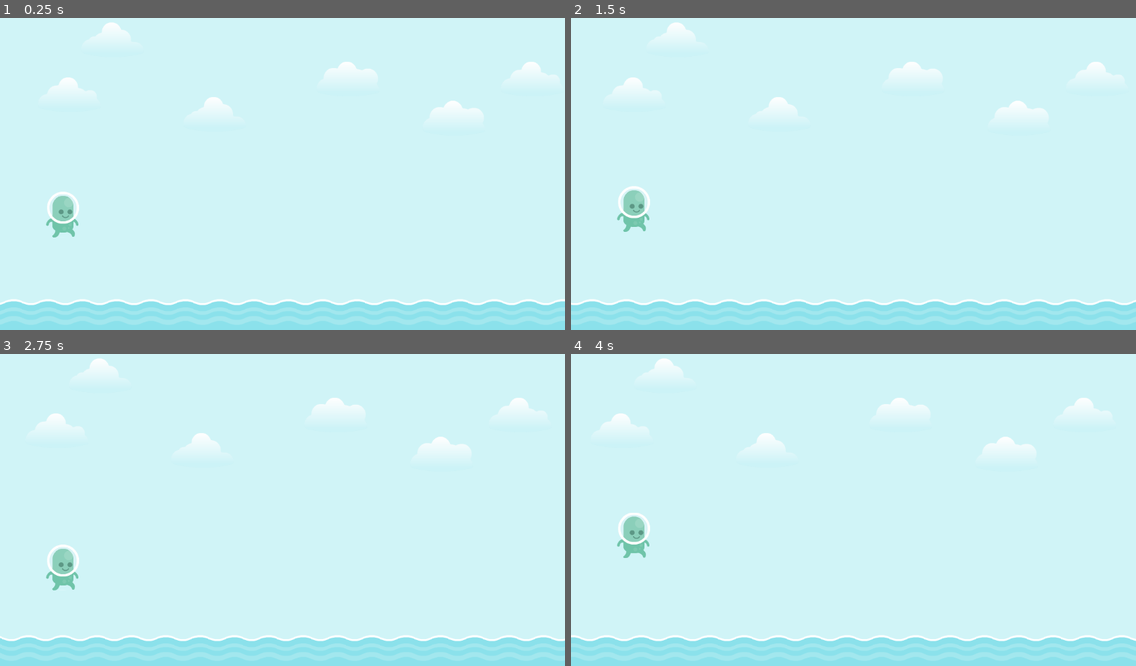
Above: before the commit, frames 1-4 (two rows, left to right).
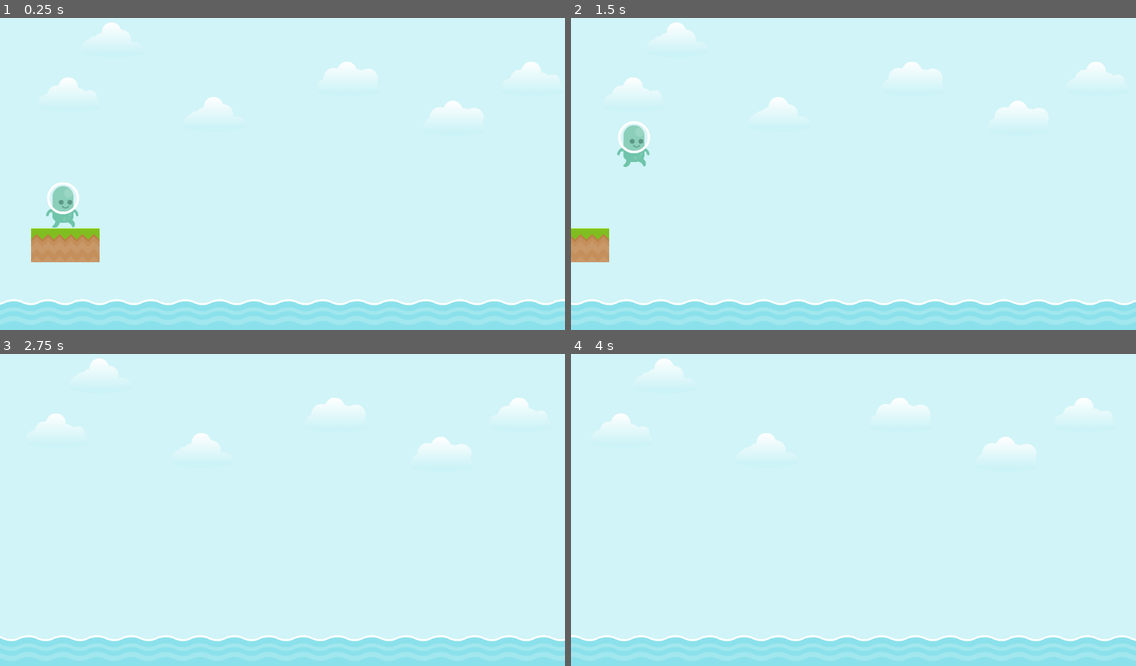
Above: after the commit, the same moments.

Repository: Truperton/Create-an-Infinite-Runner-in-Godot-4
Game: Godot game, scene res://Scenes/World.tscn
Two runs of this game, one before a commit and one after it. Both use one fixed random seed, a clock stepped at 60 frames per second and the inputs below.
Inputs:
- Up to frame 1 (0.25 s): no input
- Up to frame 2 (1.5 s): tap Enter (ui_accept) at 0.5, 0.6, 0.77, 1.07, 1.35 s
- Up to frame 3 (2.75 s): tap Enter (ui_accept) at 1.52, 1.82, 2.1 s
- Up to frame 4 (4 s): tap Enter (ui_accept) at 2.85, 3.02, 3.32, 3.6, 3.77 s

The runs differ from the first frame. In frame 1, 1.8% of the frame differs, in the area x 5-18%, y 52-79%; in frame 2, 1.8%, in the area x 0-14%, y 33-79%; in frame 3, 0.6%; in frame 4, 0.6%.

Commit message:
Reorganized sprites folder and added platform.

Diff:
--- a/Assets/Sprites/Alien Green/Players_SF.tres
+++ /dev/null
@@ -1,18 +0,0 @@
-[gd_resource type="SpriteFrames" load_steps=3 format=3 uid="uid://bfbjyt6sda3hm"]
-
-[ext_resource type="Texture2D" uid="uid://bx7evd6qkm8ld" path="res://Assets/Sprites/Alien Green/Alien_Green_Walk_0.tres" id="1_525d3"]
-[ext_resource type="Texture2D" uid="uid://cyp1bnmhl4ys6" path="res://Assets/Sprites/Alien Green/Alien_Green_Walk_1.tres" id="2_m2x6o"]
-
-[resource]
-animations = [{
-"frames": [{
-"duration": 1.0,
-"texture": ExtResource("1_525d3")
-}, {
-"duration": 1.0,
-"texture": ExtResource("2_m2x6o")
-}],
-"loop": true,
-"name": &"default",
-"speed": 5.0
-}]
--- a/Assets/Sprites/Alien Green/Alien_Green_Walk_0.tres
+++ b/Assets/Sprites/Characters/Alien Green/Alien_Green_Walk_0.tres
@@ -1,6 +1,6 @@
 [gd_resource type="AtlasTexture" load_steps=2 format=3 uid="uid://bx7evd6qkm8ld"]
 
-[ext_resource type="Texture2D" uid="uid://boyorxfji4jnq" path="res://Assets/Sprites/Alien Green/Alien_Green.png" id="1_v17v8"]
+[ext_resource type="Texture2D" uid="uid://boyorxfji4jnq" path="res://Assets/Sprites/Characters/Alien Green/Alien_Green_SS.png" id="1_v17v8"]
 
 [resource]
 atlas = ExtResource("1_v17v8")
--- a/Assets/Sprites/Alien Green/Alien_Green_Walk_1.tres
+++ b/Assets/Sprites/Characters/Alien Green/Alien_Green_Walk_1.tres
@@ -1,6 +1,6 @@
 [gd_resource type="AtlasTexture" load_steps=2 format=3 uid="uid://cyp1bnmhl4ys6"]
 
-[ext_resource type="Texture2D" uid="uid://boyorxfji4jnq" path="res://Assets/Sprites/Alien Green/Alien_Green.png" id="1_ngouo"]
+[ext_resource type="Texture2D" uid="uid://boyorxfji4jnq" path="res://Assets/Sprites/Characters/Alien Green/Alien_Green_SS.png" id="1_ngouo"]
 
 [resource]
 atlas = ExtResource("1_ngouo")
--- /dev/null
+++ b/Assets/Sprites/Characters/Alien Green/Players_SF.tres
@@ -0,0 +1,18 @@
+[gd_resource type="SpriteFrames" load_steps=3 format=3 uid="uid://bfbjyt6sda3hm"]
+
+[ext_resource type="Texture2D" uid="uid://bx7evd6qkm8ld" path="res://Assets/Sprites/Characters/Alien Green/Alien_Green_Walk_0.tres" id="1_525d3"]
+[ext_resource type="Texture2D" uid="uid://cyp1bnmhl4ys6" path="res://Assets/Sprites/Characters/Alien Green/Alien_Green_Walk_1.tres" id="2_m2x6o"]
+
+[resource]
+animations = [{
+"frames": [{
+"duration": 1.0,
+"texture": ExtResource("1_525d3")
+}, {
+"duration": 1.0,
+"texture": ExtResource("2_m2x6o")
+}],
+"loop": true,
+"name": &"default",
+"speed": 5.0
+}]
--- a/Assets/Sprites/Clouds/Cloud_1.tres
+++ b/Assets/Sprites/Objects/Clouds/Cloud_1.tres
@@ -1,6 +1,6 @@
 [gd_resource type="AtlasTexture" load_steps=2 format=3 uid="uid://btdbokeh1rv4y"]
 
-[ext_resource type="Texture2D" uid="uid://duwlhm2ve53jw" path="res://Assets/Sprites/items_spritesheet.png" id="1_en4cp"]
+[ext_resource type="Texture2D" uid="uid://duwlhm2ve53jw" path="res://Assets/Sprites/Objects/items_spritesheet.png" id="1_en4cp"]
 
 [resource]
 atlas = ExtResource("1_en4cp")
--- a/Assets/Sprites/Clouds/Cloud_2.tres
+++ b/Assets/Sprites/Objects/Clouds/Cloud_2.tres
@@ -1,6 +1,6 @@
 [gd_resource type="AtlasTexture" load_steps=2 format=3 uid="uid://6q2gfe50mvl6"]
 
-[ext_resource type="Texture2D" uid="uid://duwlhm2ve53jw" path="res://Assets/Sprites/items_spritesheet.png" id="1_6lrek"]
+[ext_resource type="Texture2D" uid="uid://duwlhm2ve53jw" path="res://Assets/Sprites/Objects/items_spritesheet.png" id="1_6lrek"]
 
 [resource]
 atlas = ExtResource("1_6lrek")
--- a/Assets/Sprites/Clouds/Cloud_3.tres
+++ b/Assets/Sprites/Objects/Clouds/Cloud_3.tres
@@ -1,6 +1,6 @@
 [gd_resource type="AtlasTexture" load_steps=2 format=3 uid="uid://bj8xihqsjwg21"]
 
-[ext_resource type="Texture2D" uid="uid://duwlhm2ve53jw" path="res://Assets/Sprites/items_spritesheet.png" id="1_p620s"]
+[ext_resource type="Texture2D" uid="uid://duwlhm2ve53jw" path="res://Assets/Sprites/Objects/items_spritesheet.png" id="1_p620s"]
 
 [resource]
 atlas = ExtResource("1_p620s")
--- /dev/null
+++ b/Assets/Sprites/Objects/Coin_0.tres
@@ -0,0 +1,7 @@
+[gd_resource type="AtlasTexture" load_steps=2 format=3 uid="uid://dtuofgj6jw71x"]
+
+[ext_resource type="Texture2D" uid="uid://duwlhm2ve53jw" path="res://Assets/Sprites/Objects/items_spritesheet.png" id="1_ygodo"]
+
+[resource]
+atlas = ExtResource("1_ygodo")
+region = Rect2(305, 378, 36, 36)
--- a/Assets/Sprites/Terrain_TS.tres
+++ b/Assets/Sprites/Terrain_TS.tres
@@ -109,6 +109,7 @@
 4:8/0 = 0
 5:8/0 = 0
 7:8/0 = 0
+7:8/0/physics_layer_0/polygon_0/points = PackedVector2Array(-35, -35, 35, -35, 35, 35, -35, 35)
 8:8/0 = 0
 9:8/0 = 0
 10:8/0 = 0
@@ -162,4 +163,5 @@
 
 [resource]
 tile_size = Vector2i(70, 70)
+physics_layer_0/collision_layer = 1
 sources/0 = SubResource("TileSetAtlasSource_2w0x0")
--- a/Scenes/World.tscn
+++ b/Scenes/World.tscn
@@ -1,19 +1,17 @@
 [gd_scene load_steps=10 format=4 uid="uid://brj4ebtbtvjls"]
 
 [ext_resource type="TileSet" uid="uid://b18kedxksftay" path="res://Assets/Sprites/Terrain_TS.tres" id="2_lv4ek"]
-[ext_resource type="Texture2D" uid="uid://bj8xihqsjwg21" path="res://Assets/Sprites/Clouds/Cloud_3.tres" id="2_rb8v7"]
+[ext_resource type="Texture2D" uid="uid://bj8xihqsjwg21" path="res://Assets/Sprites/Objects/Clouds/Cloud_3.tres" id="2_rb8v7"]
 [ext_resource type="Texture2D" uid="uid://4gkbla58dl1s" path="res://Assets/Sprites/bg.png" id="2_uquh1"]
-[ext_resource type="SpriteFrames" uid="uid://bfbjyt6sda3hm" path="res://Assets/Sprites/Alien Green/Players_SF.tres" id="3_eslnd"]
-[ext_resource type="Texture2D" uid="uid://6q2gfe50mvl6" path="res://Assets/Sprites/Clouds/Cloud_2.tres" id="3_vw03x"]
-[ext_resource type="Texture2D" uid="uid://btdbokeh1rv4y" path="res://Assets/Sprites/Clouds/Cloud_1.tres" id="4_nxbug"]
+[ext_resource type="SpriteFrames" uid="uid://bfbjyt6sda3hm" path="res://Assets/Sprites/Characters/Alien Green/Players_SF.tres" id="3_eslnd"]
+[ext_resource type="Texture2D" uid="uid://6q2gfe50mvl6" path="res://Assets/Sprites/Objects/Clouds/Cloud_2.tres" id="3_vw03x"]
+[ext_resource type="Texture2D" uid="uid://btdbokeh1rv4y" path="res://Assets/Sprites/Objects/Clouds/Cloud_1.tres" id="4_nxbug"]
 [ext_resource type="Script" path="res://Scripts/player.gd" id="6_igf7a"]
+[ext_resource type="Script" path="res://Scripts/tile_map_layer_platform.gd" id="8_n8fcy"]
 
 [sub_resource type="CapsuleShape2D" id="CapsuleShape2D_2q67g"]
 radius = 24.0
 height = 90.0
-
-[sub_resource type="RectangleShape2D" id="RectangleShape2D_rv1ap"]
-size = Vector2(256, 20)
 
 [node name="World" type="Node2D"]
 
@@ -64,6 +62,7 @@
 [node name="Player" type="CharacterBody2D" parent="."]
 position = Vector2(128, 384)
 script = ExtResource("6_igf7a")
+jump_velocity = -600.0
 
 [node name="CollisionShape2D" type="CollisionShape2D" parent="Player"]
 position = Vector2(0, 2)
@@ -74,8 +73,7 @@
 autoplay = "default"
 frame_progress = 0.832817
 
-[node name="StaticBody2D" type="StaticBody2D" parent="."]
-position = Vector2(184, 504)
-
-[node name="CollisionShape2D" type="CollisionShape2D" parent="StaticBody2D"]
-shape = SubResource("RectangleShape2D_rv1ap")
+[node name="TileMapLayer_Platform" type="TileMapLayer" parent="."]
+position = Vector2(88, 440)
+tile_set = ExtResource("2_lv4ek")
+script = ExtResource("8_n8fcy")
--- a/Scripts/player.gd
+++ b/Scripts/player.gd
@@ -1,6 +1,6 @@
 extends CharacterBody2D
 
-const JUMP_VELOCITY : float = -400.0
+@export var jump_velocity : float = -400.0
 
 
 func _physics_process(delta: float) -> void:
@@ -10,6 +10,6 @@
 
 	# Handle jump.
 	if Input.is_action_just_pressed("ui_accept") and is_on_floor():
-		velocity.y = JUMP_VELOCITY
+		velocity.y = jump_velocity
 
 	move_and_slide()
--- /dev/null
+++ b/Scripts/tile_map_layer_platform.gd
@@ -0,0 +1,14 @@
+extends TileMapLayer
+
+@export var speed : float = 100
+@export var platform_size : int = 2
+
+# Called when the node enters the scene tree for the first time.
+func _ready() -> void:
+	for i in range(platform_size):
+		set_cell(Vector2i(i, 0), 0, Vector2(7,8), 0)
+
+
+# Called every frame. 'delta' is the elapsed time since the previous frame.
+func _process(delta: float) -> void:
+	position.x -= speed * delta
Renamed: Assets/Sprites/Alien Green/Alien_Green.png -> Assets/Sprites/Characters/Alien Green/Alien_Green_SS.png
Not shown, changed: Assets/Sprites/Characters/Alien Green/Alien_Green_SS.png.import
Renamed: Assets/Sprites/Alien Green/Player_SS.png -> Assets/Sprites/Characters/Alien Green/Player_SS.png
Not shown, changed: Assets/Sprites/Characters/Alien Green/Player_SS.png.import
Renamed: Assets/Sprites/items_spritesheet.png -> Assets/Sprites/Objects/items_spritesheet.png
Not shown, changed: Assets/Sprites/Objects/items_spritesheet.png.import
